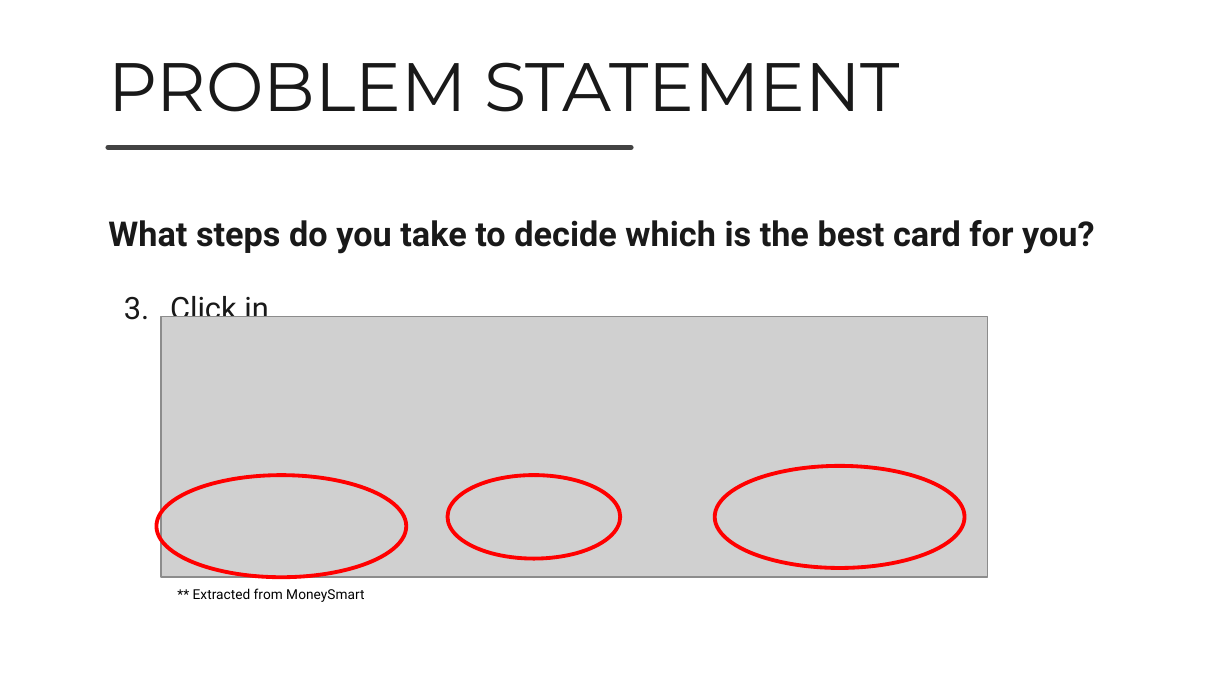
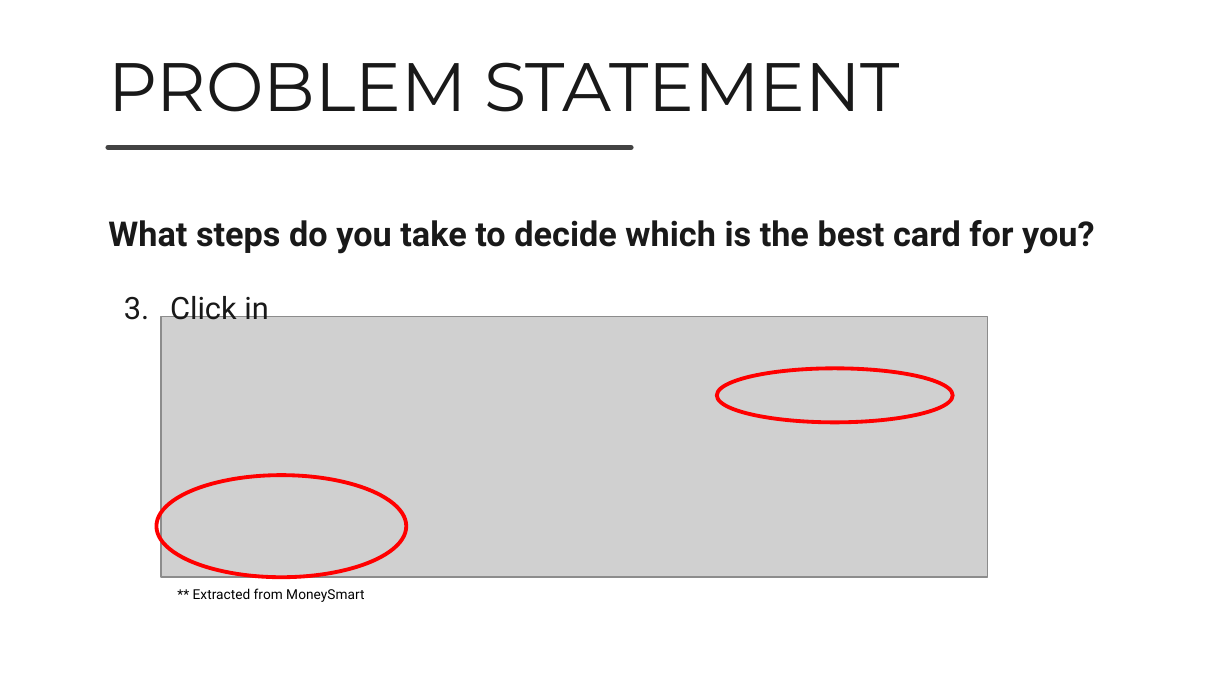
Before and after one commit to JunweiYe91/GA-Projects, a slide deck: slide 7 of GA Capstone Project/Capstone Project Presentation.pptx. Drawn at 1232x693 pixels with LibreOffice and Linux fonts; fonts in the diff are those of the drawing; grey boxes stand for pictures. Boxes give left, top, right and bottom in pixels: in the first picture for what was removed or moved away, otherwise in the second. Text is boxed around its words. In the diff, an @@ line names an element or a change of style, - is before the commit and + after.

```diff
--- a/GA Capstone Project/Capstone Project Presentation.pptx
+++ b/GA Capstone Project/Capstone Project Presentation.pptx
@@ ellipse: place and size @@
-ellipse at [715, 466, 965, 568]
+ellipse at [717, 368, 952, 423]
@@ ellipse removed at [447, 476, 620, 559] @@
```
Also in this commit, not shown: 3 other slides changed, 1 other file.
